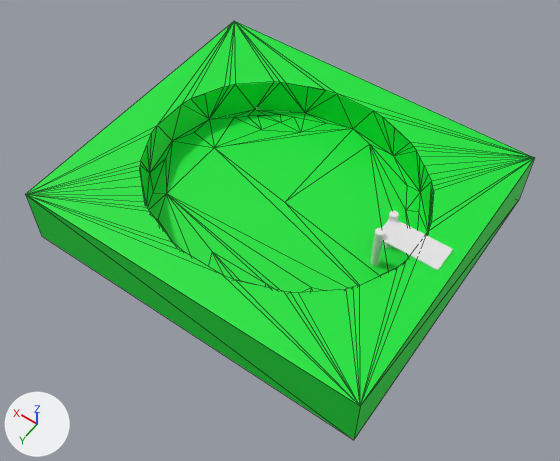
Two versions of the glTF model assets/models/lake_dock.glb, one commit apart.
Rendered twice from a camera (50 mm lens) standing at (-2.82, 5.1, 7.3) and looking at (0.6, 0.31, -0.22). Every picture has the same lights, and +X, +Y and +Z are marked at lower left. The picture after the commit comes second. Mesh edges are drawn as thin lines on the coarser meshes. Where no turn or scale is listed for an object, it has been applied to the vertices.

The first picture shows 'Dock', 'Lake'.
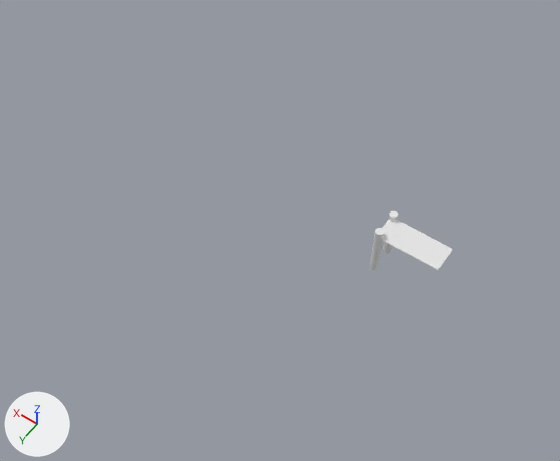
What changed in the scene script:
```text
Remove ob_lake:
    ob_lake = bpy.data.objects.new('Lake', me_cube)
    ob_lake.location = (0.75, 0.0, 0.0)
```

Location of each change, [x1, y1, x2, y2] in pixels of the pictures (560 x 461 px):
'Lake', deleted (green): before [26, 21, 534, 440]
